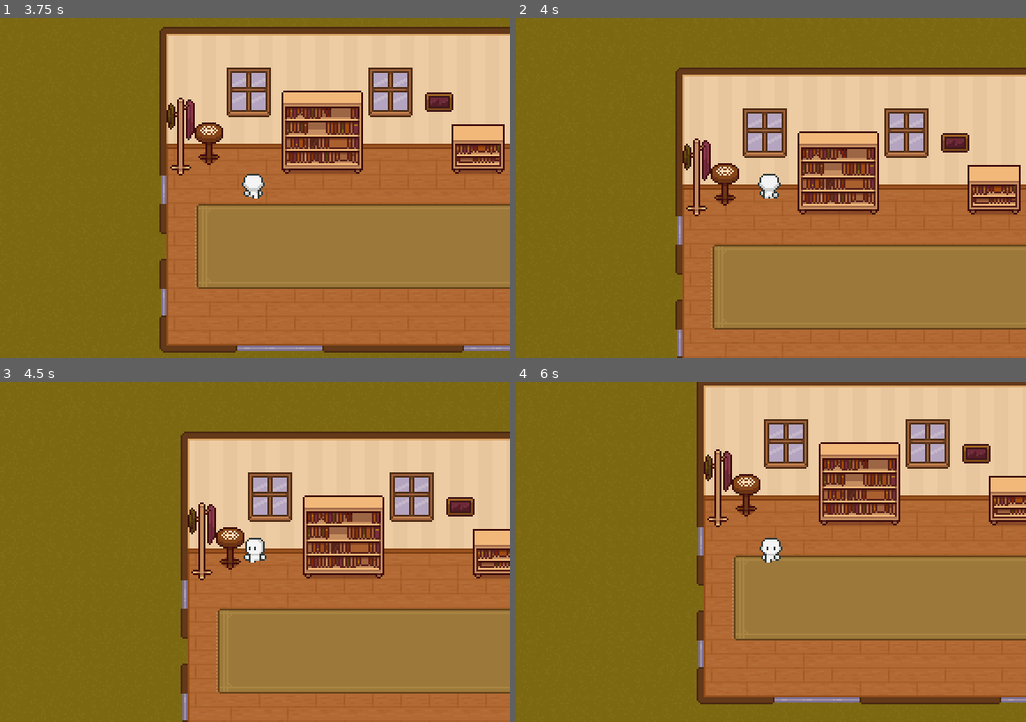
Above: before the commit, frames 1-4 (two rows, left to right).
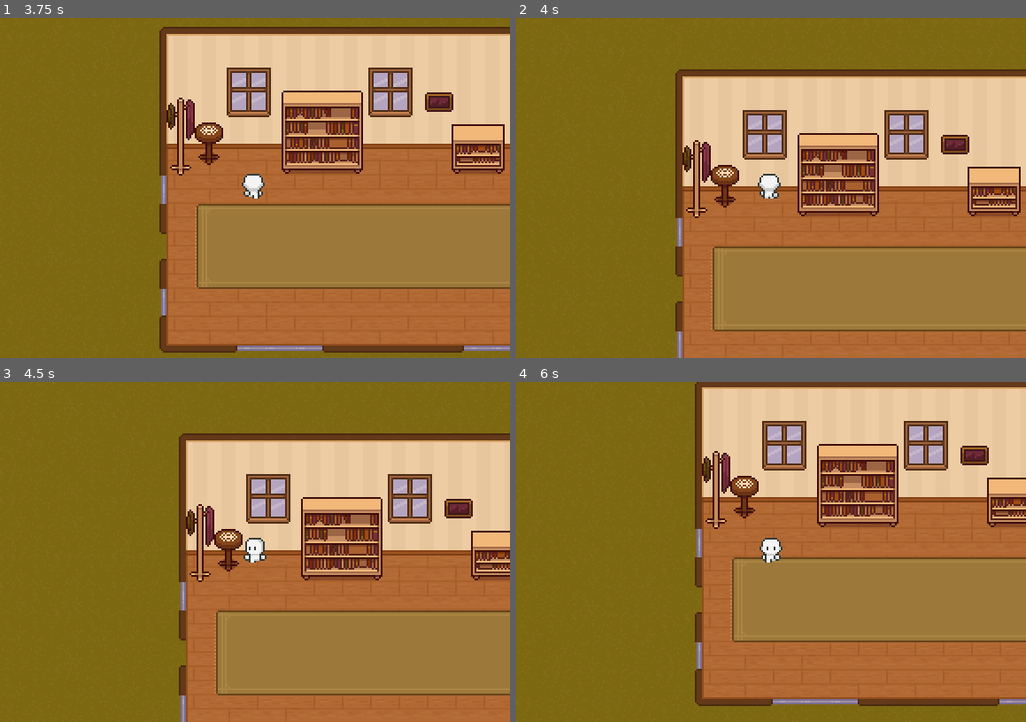
Above: after the commit, the same moments.

Repository: SafiaNassiri/What-Remains-in-Sleep
Game: Godot game, scene res://scenes/StartMenu.tscn
Same seed, same stepped clock (60 frames per second), same inputs: the game is played once before the commit and once after it.
Inputs:
- Up to frame 1 (3.75 s): click "Start" at 0.5 s; tap Enter (ui_accept) at 1.25, 1.35, 1.52, 1.82, 2.1, 2.27, 2.57, 2.85, 3.5, 3.6 s; hold Right (ui_right) 1.28-2.03 s; hold Down (ui_down) 2.03-2.78 s; hold Right (ui_right) 2.78-3.53 s; hold Up (ui_up) from 3.53 s (still down)
- Up to frame 2 (4 s): keep holding Up (ui_up); tap Enter (ui_accept) at 3.77 s
- Up to frame 3 (4.5 s): tap Enter (ui_accept) at 4.07, 4.35 s; release Up (ui_up) at 4.28 s; hold Left (ui_left) from 4.28 s (still down)
- Up to frame 4 (6 s): tap Enter (ui_accept) at 4.52, 4.82, 5.1, 5.27, 5.57, 5.85 s; release Left (ui_left) at 5.78 s; hold Down (ui_down) from 5.78 s (still down)

Frame 1 is identical in both runs. In frame 2, 7.6% of the frame differs, in the area x 31-100%, y 14-100%; in frame 3, 11%; in frame 4, 12%, in the area x 35-100%, y 0-96%.

Commit message:
more edits with item collection

Diff:
--- a/scenes/player.tscn
+++ b/scenes/player.tscn
@@ -7,8 +7,11 @@
 [ext_resource type="Texture2D" uid="uid://x25ajfihmbdu" path="res://Sprites&TileMaps/Hana Caraka - Base Character [sample]/jump.png" id="4_vpp87"]
 [ext_resource type="Texture2D" uid="uid://dwhw0g5i3bl7u" path="res://Sprites&TileMaps/Hana Caraka - Base Character [sample]/run.png" id="5_ucv2x"]
 
+[sub_resource type="RectangleShape2D" id="RectangleShape2D_ebg1v"]
+size = Vector2(12, 5)
+
 [sub_resource type="RectangleShape2D" id="RectangleShape2D_8bbud"]
-size = Vector2(10, 6)
+size = Vector2(18, 16)
 
 [sub_resource type="AtlasTexture" id="AtlasTexture_vrkgn"]
 atlas = ExtResource("1_lvyeq")
@@ -698,7 +701,13 @@
 script = ExtResource("1_i42pj")
 
 [node name="CollisionShape2D" type="CollisionShape2D" parent="."]
-position = Vector2(-1, 3)
+position = Vector2(-1, 3.5)
+shape = SubResource("RectangleShape2D_ebg1v")
+
+[node name="Area2D" type="Area2D" parent="."]
+
+[node name="CollisionShape2D" type="CollisionShape2D" parent="Area2D"]
+position = Vector2(-1, -2)
 shape = SubResource("RectangleShape2D_8bbud")
 
 [node name="PlayerSprite" type="AnimatedSprite2D" parent="."]
@@ -708,3 +717,6 @@
 sprite_frames = SubResource("SpriteFrames_pxuqu")
 animation = &"death-down"
 autoplay = "idle-side"
+
+[connection signal="area_entered" from="Area2D" to="." method="_on_area_2d_area_entered"]
+[connection signal="area_exited" from="Area2D" to="." method="_on_area_2d_area_exited"]
--- a/scripts/Interactable.gd
+++ b/scripts/Interactable.gd
@@ -1,20 +1,16 @@
-#Interactable.gd
+# Interactable.gd
 extends Area2D
 
-# --- Exported properties ---
 @export var interactable_name: String
 @export var can_reveal_item: bool = true
-@export_enum("message", "reveal_item") var interact_type := "message"
+@export_enum("message", "reveal_item", "static") var interact_type := "message"
 @export_enum("neutral", "secret", "bad") var ending_tag: String = "neutral"
 
-# --- Runtime state ---
-var player_in_area: bool = false
+var player_in_area := false
 var main_node: Node = null
 
 func _ready() -> void:
-	if main_node == null:
-		main_node = get_tree().get_current_scene()
-	print("Interactable ", interactable_name, " has main_node: ", main_node)
+	main_node = get_tree().get_current_scene()
 
 func _on_body_entered(body: Node) -> void:
 	if body.name == "Player":
@@ -27,25 +23,21 @@
 		body.current_interactable_node = null
 
 func handle_interaction(player: Node) -> void:
-	print("Picked up interactable: ", interactable_name)
-	if not main_node:
-		return
+	var ui = main_node.get_node("UI")
+	if not ui: return
 
-	var ui = main_node.get_node("UI")
-	if not ui:
-		return
+	match interact_type:
+		"message":
+			var lore = main_node.ItemData.lore_snippets.get(interactable_name, [])
+			if lore.size() > 0:
+				await ui.show_message([lore[randi() % lore.size()]])
+			main_node.register_lore_interaction(interactable_name)
 
-	# Only proceed if it's a revealable item
-	if interact_type == "reveal_item" and can_reveal_item:
-		# Reveal item only if not already revealed
-		var already_revealed: bool = not main_node.reveal_hidden_item(interactable_name)
-		if already_revealed:
-			return  # Don't show message again
-
-		# Show the one-time interaction message
-		var lore = main_node.ItemData.lore_snippets.get(interactable_name, [])
-		if lore.size() > 0:
-			await ui.show_message([lore[randi() % lore.size()]])
-
-		# Optionally register the lore interaction after showing
-		main_node.register_lore_interaction(interactable_name)
+		"reveal_item":
+			if not can_reveal_item: return
+			var revealed = main_node.reveal_hidden_item(interactable_name)
+			if revealed:
+				var lore = main_node.ItemData.lore_snippets.get(interactable_name, [])
+				if lore.size() > 0:
+					await ui.show_message([lore[randi() % lore.size()]])
+				main_node.register_lore_interaction(interactable_name)
--- a/scripts/item.gd
+++ b/scripts/item.gd
@@ -1,36 +1,29 @@
+# Item.gd
 extends Area2D
 
-# --- Node References ---
-@onready var sprite: Sprite2D = $Sprite2D
-@onready var sprite2: Sprite2D = $Sprite2D2
-
-# --- Exported Properties ---
-@export var memory_text: String = ""
+@export var memory_text: String
 @export var sprite_region: Rect2 = Rect2()
 @export var texture: Texture2D
 @export var use_sprite2: bool = false
-@export var interactable_name: String = ""
+@export var interactable_name: String
 @export_enum("secret", "neutral", "bad") var ending_tag: String = "neutral"
 
-# --- Runtime State ---
+@onready var sprite = $Sprite2D
+@onready var sprite2 = $Sprite2D2
+
 var main_node: Node = null
-var player_in_range: bool = false
+var player_in_range := false
 
-# --- Setup ---
 func _ready() -> void:
-	var active_sprite = sprite2 if use_sprite2 else sprite
-	var inactive_sprite = sprite if use_sprite2 else sprite2
+	var active = sprite2 if use_sprite2 else sprite
+	var inactive = sprite if use_sprite2 else sprite2
+	inactive.visible = false
 
-	# Apply texture/region to active sprite
 	if texture:
-		active_sprite.texture = texture
-		active_sprite.region_enabled = sprite_region.size != Vector2.ZERO
-		active_sprite.region_rect = sprite_region if active_sprite.region_enabled else Rect2(0, 0, 16, 16)
+		active.texture = texture
+		active.region_enabled = sprite_region.size != Vector2.ZERO
+		active.region_rect = sprite_region
 
-	# Hide the unused one
-	inactive_sprite.visible = false
-
-# --- Interaction Detection ---
 func _on_body_entered(body: Node) -> void:
 	if body.name == "Player":
 		player_in_range = true
@@ -39,14 +32,14 @@
 	if body.name == "Player":
 		player_in_range = false
 
-# --- Input Handling ---
 func _process(_delta: float) -> void:
 	if player_in_range and Input.is_action_just_pressed("ui_accept"):
 		if main_node:
-			var revealed = main_node.reveal_hidden_item(interactable_name)
-			if revealed:
-				queue_free()
-				return
-
 			main_node.call_deferred("on_item_collected", self)
 			queue_free()
+
+# Add this to Item.gd
+func handle_interaction(player: Node) -> void:
+	if main_node:
+		main_node.call_deferred("on_item_collected", self)
+		queue_free()
--- a/scripts/main.gd
+++ b/scripts/main.gd
@@ -104,13 +104,19 @@
 		if item.hidden and item.get("interact") == interact_name:
 			if item.has("unlock_condition"):
 				var cond = item.unlock_condition
-				if cond.type == "lore_count":
-					var count = 0
-					for name in cond.names:
-						count += lore_interactions.get(name, 0)
-					if count < cond.required:
-						print("Unlock condition not met for:", interact_name)
-						return false
+				var count = 0
+				for name in cond.names:
+					count += lore_interactions.get(name, 0)
+				if count < cond.required:
+					print("Unlock condition not met for:", interact_name)
+					return false
+
+			# Passed conditions – spawn item
+			var use_sprite2 = item.get("use_sprite2", false)
+			spawn_item(item.pos, item.text, item.region_rect, item.interact, item.ending_tag, use_sprite2)
+			revealed_hidden_items[interact_name] = true
+			return true
+
 	return false
 
 func spawn_item(pos: Vector2, memory_text: String, region: Rect2, interact_name: String = "", ending_tag: String = "neutral", use_sprite2: bool = false) -> Node:
--- a/scripts/player.gd
+++ b/scripts/player.gd
@@ -1,5 +1,7 @@
-#player.gd
+# player.gd
 extends CharacterBody2D
+
+const Item = preload("res://scripts/item.gd")
 
 @export var speed := 150
 
@@ -8,7 +10,8 @@
 var last_direction := "down"
 
 var current_interactable_node: Node = null
-var interactables_in_range := []
+var interactables_in_range: Array[Node] = []
+
 var stairs_node: Node
 var ui: Node = null
 
@@ -21,7 +24,6 @@
 	handle_movement_input()
 	move_and_slide()
 
-	# Flip sprite for side-facing
 	if last_direction == "side" and direction.x != 0:
 		$PlayerSprite.flip_h = direction.x < 0
 
@@ -43,31 +45,45 @@
 func update_facing_direction(dir: Vector2) -> void:
 	last_direction = "side" if abs(dir.x) > abs(dir.y) else ("up" if dir.y < 0 else "down")
 
-# Animation methods
-func play_idle_animation() -> void:
-	var anim = "idle-" + last_direction
-	_set_animation(anim)
-
-func play_run_animation() -> void:
-	var anim = "run-" + last_direction
-	_set_animation(anim)
-
-func play_hurt_animation() -> void:
-	_set_animation("hurt-" + last_direction)
-
-func play_death_animation() -> void:
-	_set_animation("death-" + last_direction)
+# Animation
+func play_idle_animation(): _set_animation("idle-" + last_direction)
+func play_run_animation(): _set_animation("run-" + last_direction)
+func play_hurt_animation(): _set_animation("hurt-" + last_direction)
+func play_death_animation(): _set_animation("death-" + last_direction)
 
 func _set_animation(anim: String) -> void:
 	if $PlayerSprite.animation != anim:
 		$PlayerSprite.animation = anim
 		$PlayerSprite.play()
 
+# Area2D Signals
+func _on_area_2d_area_entered(area: Area2D) -> void:
+	if area is Item:
+		interactables_in_range.append(area)
+		update_current_interactable()
+
+func _on_area_2d_area_exited(area: Area2D) -> void:
+	if area is Item:
+		interactables_in_range.erase(area)
+		update_current_interactable()
+
+func update_current_interactable() -> void:
+	# Optionally prioritize by distance
+	if interactables_in_range.is_empty():
+		current_interactable_node = null
+	else:
+		current_interactable_node = interactables_in_range[0]
+		var shortest_distance = position.distance_to(current_interactable_node.position)
+		for item in interactables_in_range:
+			var dist = position.distance_to(item.position)
+			if dist < shortest_distance:
+				current_interactable_node = item
+				shortest_distance = dist
+
 # Interaction handling
 func _process(_delta: float) -> void:
 	if Input.is_action_just_pressed("ui_accept"):
-		print("Interact key pressed. Current interactable:", current_interactable_node)
 		if current_interactable_node:
+			print("Calling handle_interaction on:", current_interactable_node)
 			if current_interactable_node.has_method("handle_interaction"):
-				print("Calling handle_interaction on:", current_interactable_node)
 				await current_interactable_node.handle_interaction(self)
Not shown: 1 places in scenes/player.tscn that only renumber resources
Not shown, added: scenes/mai9790.tmp
Not shown, added: scenes/maiB430.tmp
Not shown, added: scenes/maiB8F8.tmp
Not shown, added: scenes/maiDB49.tmp
